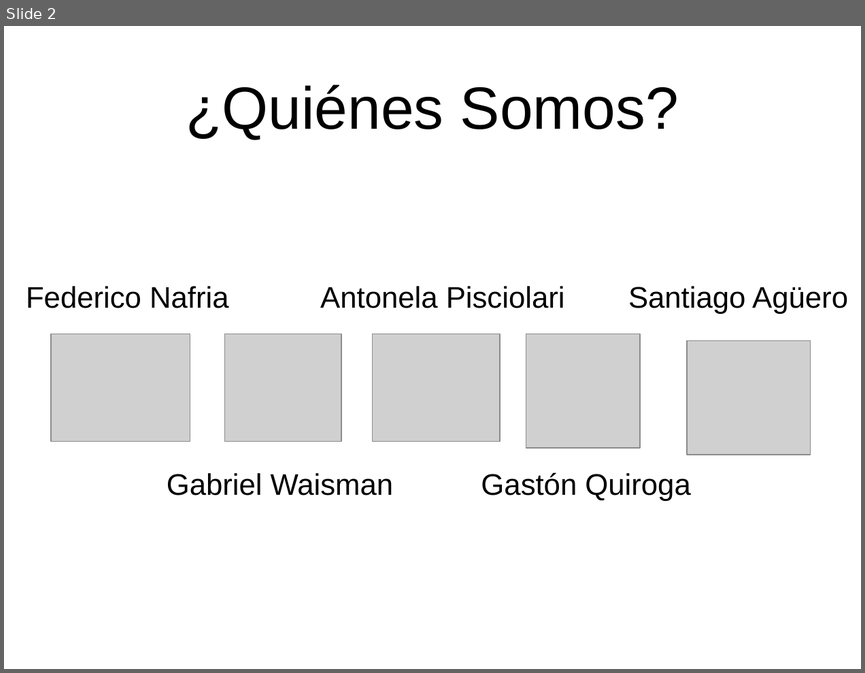
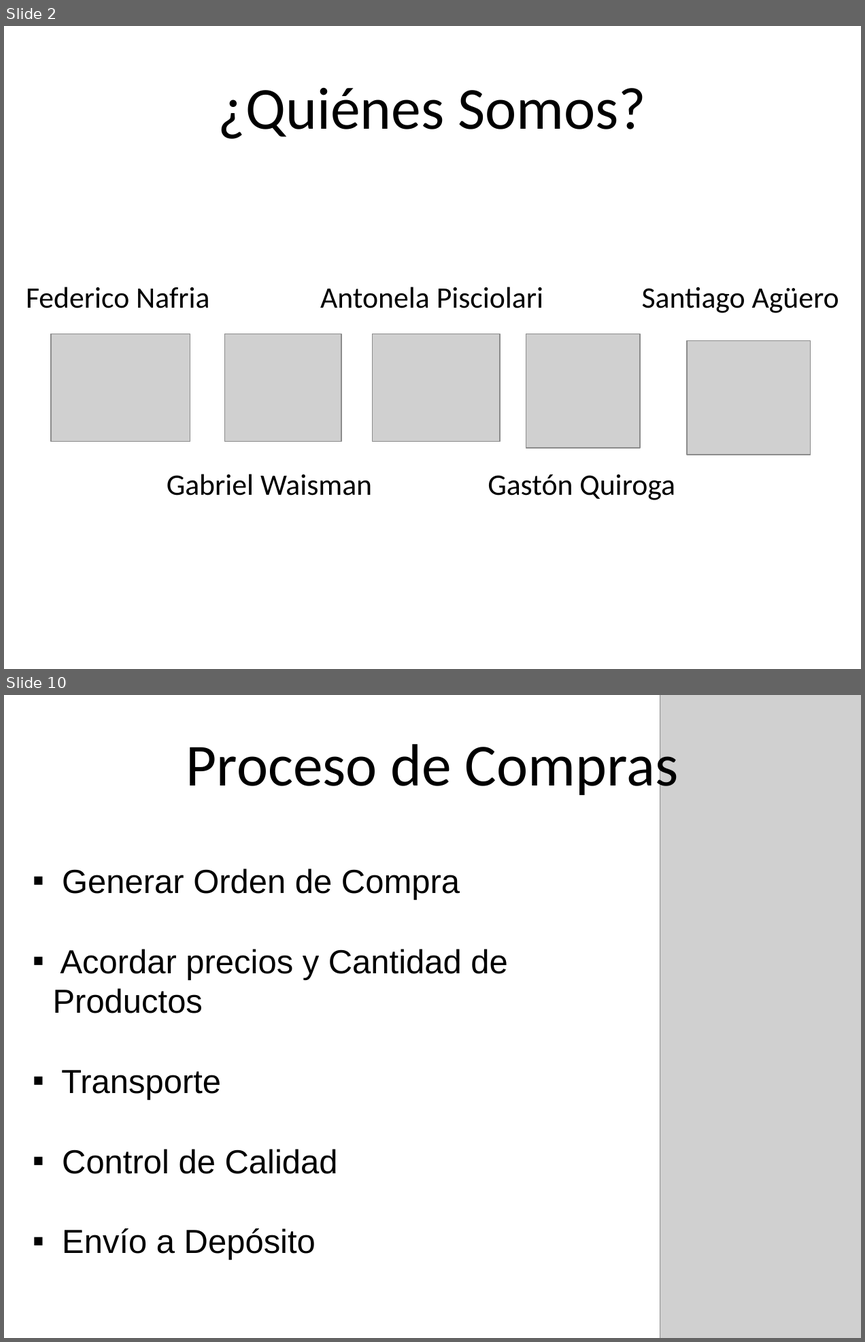
Before and after one commit to raulcareno/fruterio-kiwi-team, a slide deck: Presentaciones/Informe Preliminar.pptx. Shown one above the other, each under a label of ours: slide 2 before the commit, slides 2 and 10 after it; the slides between them are not shown. The pictures are 865x673 and 865x1342 pixels, drawn with LibreOffice and Linux fonts; fonts in the diff are those of the drawing; grey boxes stand for pictures; background and template pictures are left out. Boxes give left, top, right and bottom in pixels: in the first picture for what was removed or moved away, otherwise in the second. Text is boxed around its words. In the diff, an @@ line names an element or a change of style, - is before the commit and + after.

```diff
--- a/Presentaciones/Informe Preliminar.pptx
+++ b/Presentaciones/Informe Preliminar.pptx
@@ slide 10 added at (4, 695, 861, 1338), background picture (left out) @@
@@ picture added at (660, 695, 861, 1338) @@
@@ title added at (186, 736, 678, 800), 50 pt, text #000000 @@
+Proceso de Compras
@@ text added at (53, 868, 507, 1260), 28 pt, text #000000 @@
+▪ Generar Orden de Compra
+▪ Acordar precios y Cantidad de Productos
+▪ Transporte
+▪ Control de Calidad
+▪ Envío a Depósito
@@ slide 2 changed as well @@
@@ font Arial to Calibri in 6 elements at (218, 88, 646, 139), (167, 473, 372, 495), (320, 286, 543, 308), (26, 286, 209, 308), (487, 474, 675, 500), (642, 286, 839, 313) @@
@@ text "Santiago Agüero": place and size @@
-text "Santiago Agüero" at (628, 286, 848, 314)
+text "Santiago Agüero" at (642, 286, 839, 313)
@@ text "Gastón Quiroga": place and size @@
-text "Gastón Quiroga" at (481, 472, 690, 501)
+text "Gastón Quiroga" at (487, 474, 675, 500)
```
Also in this commit, not shown: 23 other slides added, 5 slides removed.
